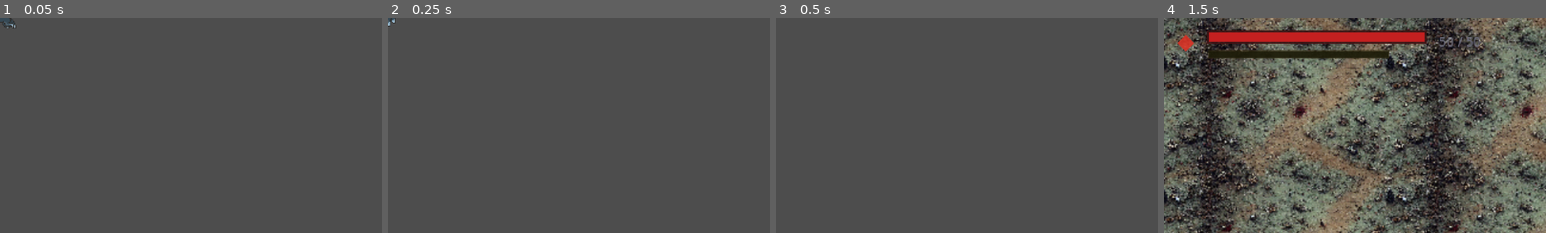
Above: before the commit, frames 1-4 (left to right).
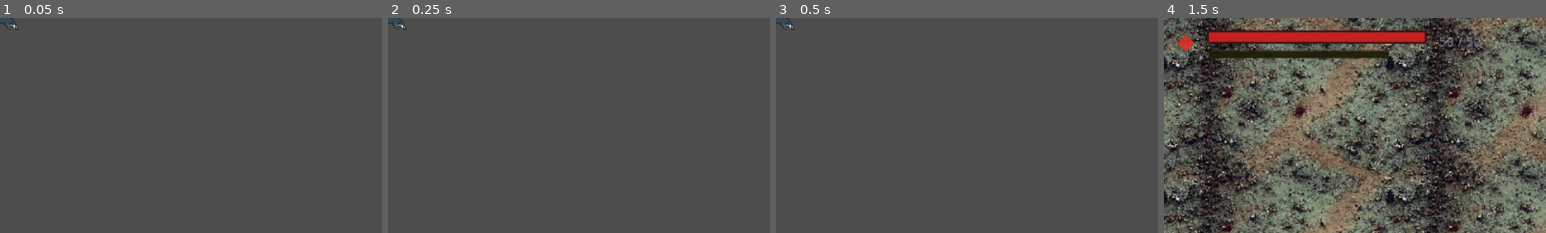
Above: after the commit, the same moments.

Repository: seancl8611/oathbound
Game: Godot game, scene res://Enemy/Area 2/Encounter/stalker_hound.tscn
The game is run twice, just before and just after one commit, with the same random seed, the same clock (stepped at 60 frames per second) and the same inputs. This scene is started directly instead of the project's main scene. Sound files missing from this copy of the repository are replaced by a short silence.
Inputs (mouse positions are % of the whole screen's width and height, from its top left):
- Up to frame 1 (0.05 s): no input
- Up to frame 2 (0.25 s): no input
- Up to frame 3 (0.5 s): no input
- Up to frame 4 (1.5 s): tap Enter at 0.5 s; move the mouse to (72, 45) at 0.52 s; press the mouse at (72, 45) at 0.53 s; hold D (right) 0.53-1.28 s; tap F2 (dbg_restart_run) at 1.25 s; move the mouse to (30, 55) at 1.27 s; release the mouse at (30, 55) at 1.28 s; hold S (down) from 1.28 s (still down); tap Space (dash) at 1.35 s
The pictures show only the part of the screen within x 0-50%, y 0-50%; the shares and areas given below are measured in that part.

The runs differ from the first frame. In frame 1, less than 0.1% of the frame differs, in the area x 0-5%, y 0-6%; in frame 2, 0.1%; in frame 3, less than 0.1%; in frame 4, nothing differs.
Error after the commit: Parse Error: Cannot infer the type of "max_margin" variable because the value doesn't have a set type. (res://Enemy/Area)

Commit message:
Keep stalker mist reposition inside combat bounds

Diff:
--- a/game/SurvivorsClone_Complete-main/Enemy/Area 2/Encounter/stalker_hound.gd
+++ b/game/SurvivorsClone_Complete-main/Enemy/Area 2/Encounter/stalker_hound.gd
@@ -45,12 +45,13 @@
 @export var mist_reposition_distance: float = 125.0
 @export var mist_reposition_side_bias: float = 0.75
 @export var mist_backout_speed: float = 95.0
+@export var mist_room_margin: float = 24.0
 
 @export var mist_pounce_parry_posture_gain: float = 70.0
 @export var mist_pounce_parry_recoil_time: float = 0.95
 @export var mist_pounce_parry_knockback_force: float = 135.0
 
-@export var debug_mist_pounce: bool = true
+@export var debug_mist_pounce: bool = false
 
 
 # =============================================================================
@@ -92,7 +93,7 @@
 	if sprite:
 		_mist_original_sprite_modulate = sprite.modulate
 
-	print("[StalkerHound] v1.1 - Area 2 hound variant active")
+	print("[StalkerHound] v1.2 - Area 2 hound variant active")
 
 
 # =============================================================================
@@ -225,8 +226,35 @@
 	# Pick a flank angle instead of directly behind the player every time.
 	var side := 1.0 if randf() > 0.5 else -1.0
 	var flank_dir := base_dir.rotated(side * PI * 0.5 * mist_reposition_side_bias).normalized()
-
-	return player.global_position + flank_dir * mist_reposition_distance
+	var candidate := player.global_position + flank_dir * mist_reposition_distance
+
+	return _clamp_to_active_combat_bounds(candidate)
+
+
+func _clamp_to_active_combat_bounds(candidate: Vector2) -> Vector2:
+	# CombatRoom is added to the "room" group by GameFlow. Its RoomBounds already
+	# defines the legal spawn/camera rectangle, so reuse that authority for
+	# teleport-like repositioning rather than allowing a direct global-position
+	# write to escape the room.
+	var room: Node = get_tree().get_first_node_in_group("room")
+	if room == null:
+		return candidate
+
+	var bounds: Node = room.get_node_or_null("RoomBounds")
+	if bounds == null or not bounds.has_method("get_rect_global"):
+		return candidate
+
+	var rect: Rect2 = bounds.call("get_rect_global")
+	var max_margin := min(rect.size.x, rect.size.y) * 0.25
+	var margin := clamp(mist_room_margin, 0.0, max_margin)
+	var safe_rect := rect.grow(-margin)
+	if safe_rect.size.x <= 0.0 or safe_rect.size.y <= 0.0:
+		safe_rect = rect
+
+	return Vector2(
+		clamp(candidate.x, safe_rect.position.x, safe_rect.end.x),
+		clamp(candidate.y, safe_rect.position.y, safe_rect.end.y)
+	)
 
 
 func _state_lunge_windup(delta: float, now: float) -> void:
